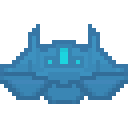
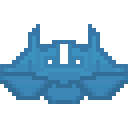
Before/after of a (128, 128) layered artwork. What changed in the layer stack:
showed "Layer 1 copy", moved it above "Layer 2", painted on it over box(48, 44, 80, 64)
removed layer "Layer 1" over box(48, 44, 80, 64)
painted on "Layer 2" over box(48, 48, 80, 64)
